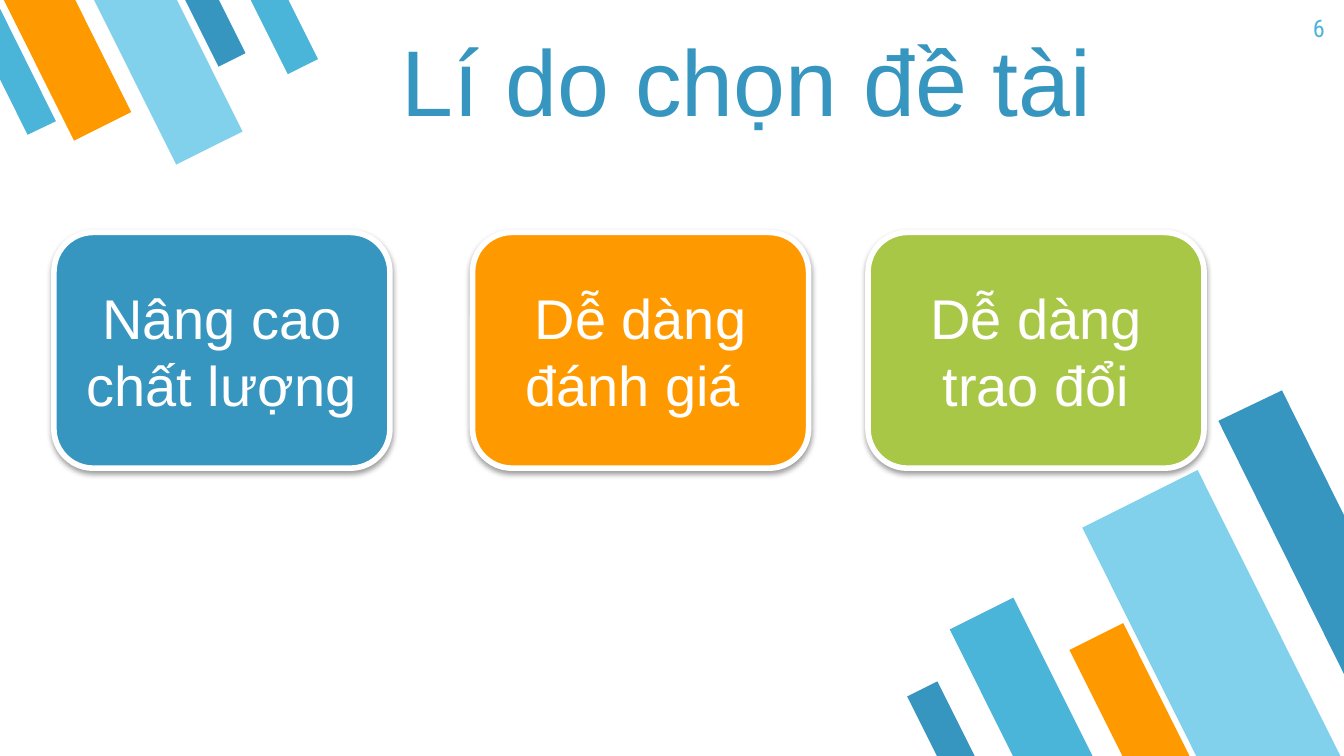
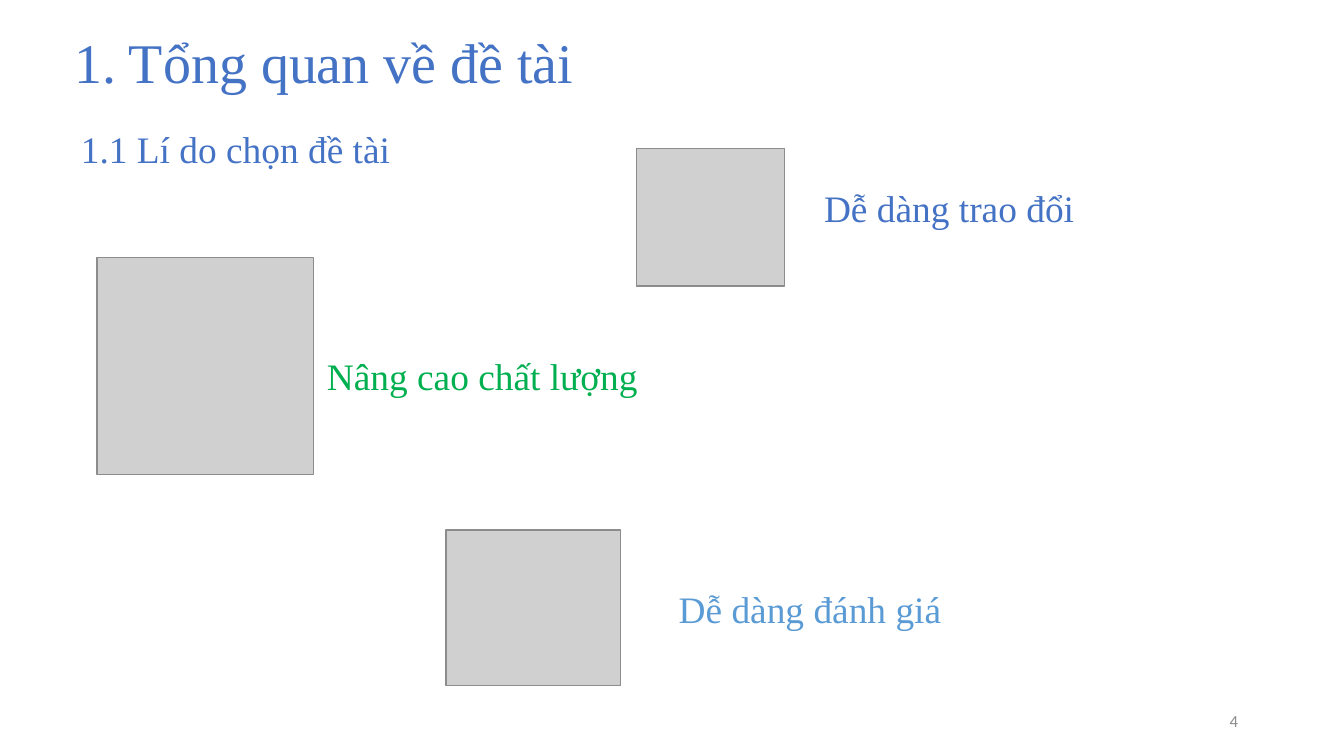
Before and after one commit to PTH-IT/DATN, a slide deck: slide 4 of Baocao/doan.pptx (slide 6 before the commit). Drawn at 1344x756 pixels with LibreOffice and Linux fonts; fonts in the diff are those of the drawing; grey boxes stand for pictures. Boxes give left, top, right and bottom in pixels: in the first picture for what was removed or moved away, otherwise in the second. Text is boxed around its words. In the diff, an @@ line names an element or a change of style, - is before the commit and + after.

```diff
--- a/Baocao/doan.pptx
+++ b/Baocao/doan.pptx
@@ group removed at (0, 0, 318, 164): 4 flow chart manual inputs, 1 freeform shape @@
@@ page number removed at (1313, 19, 1325, 37) @@
-6
@@ text added at (74, 42, 573, 94), 30 pt, text #4472C4 @@
+1. Tổng quan về đề tài
@@ text at (81, 136, 390, 169): text changed; size 50 to 20 pt; font Arial to Times New Roman; text colour #3796BF to #4472C4 @@
-Lí do chọn đề tài
+1.1 Lí do chọn đề tài
@@ picture added at (637, 149, 785, 286) @@
@@ text "Dễ dàng trao đổi": place and size @@
-text "Dễ dàng trao đổi" at (868, 233, 1204, 468)
+text "Dễ dàng trao đổi" at (824, 194, 1074, 229)
@@ text "Dễ dàng trao đổi" at (824, 194, 1074, 229): size 30 to 20 pt, font Arial to Times New Roman, text colour #FFFFFF to #4472C4; vertical alignment middle to top; fill #A9C747 to none; outline #FFFFFF 3 pt to none; shadow off @@
@@ picture added at (97, 258, 313, 474) @@
@@ text "Nâng cao chất lượng": place and size @@
-text "Nâng cao chất lượng" at (54, 233, 390, 468)
+text "Nâng cao chất lượng" at (327, 363, 638, 397)
@@ text "Nâng cao chất lượng" at (327, 363, 638, 397): size 30 to 20 pt, font Arial to Times New Roman, text colour #FFFFFF to #00B050; alignment centre to left; vertical alignment middle to top; fill #3796BF to none; outline #FFFFFF 3 pt to none; shadow off @@
@@ group removed at (908, 390, 1344, 756): 4 flow chart manual inputs, 1 freeform shape @@
@@ picture added at (446, 530, 621, 684) @@
@@ text "Dễ dàng đánh giá": place and size @@
-text "Dễ dàng đánh giá" at (473, 233, 809, 468)
+text "Dễ dàng đánh giá" at (679, 595, 942, 630)
@@ text "Dễ dàng đánh giá" at (679, 595, 942, 630): size 30 to 20 pt, font Arial to Times New Roman, text colour #FFFFFF to #5B9BD5; alignment centre to left; vertical alignment middle to top; fill #FF9900 to none; outline #FFFFFF 3 pt to none; shadow off @@
@@ page number added at (1230, 716, 1239, 727), 9 pt, text #8C8C8C @@
+4
```
Also in this commit, not shown: 8 other slides changed, 8 slides added, 13 slides removed.
